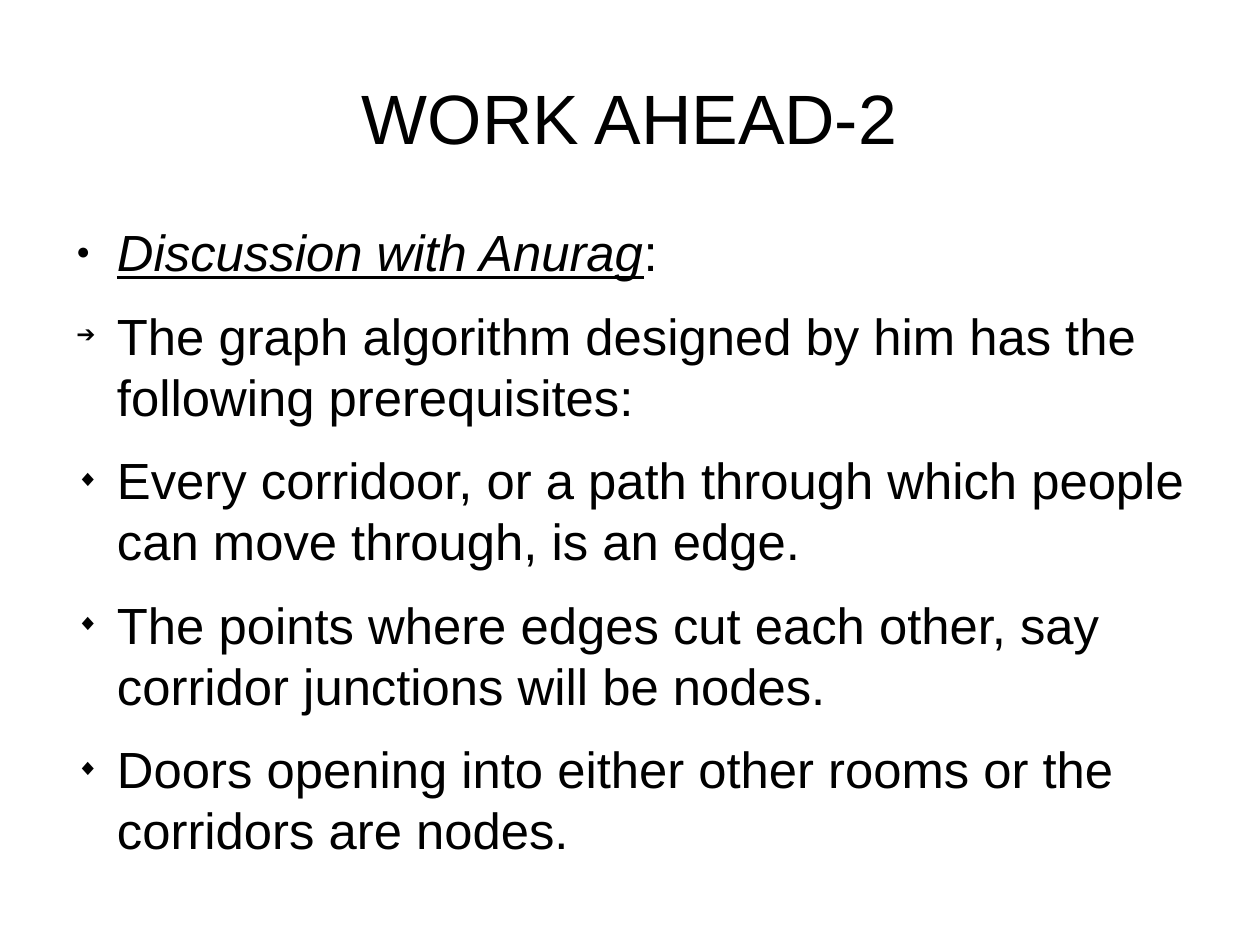
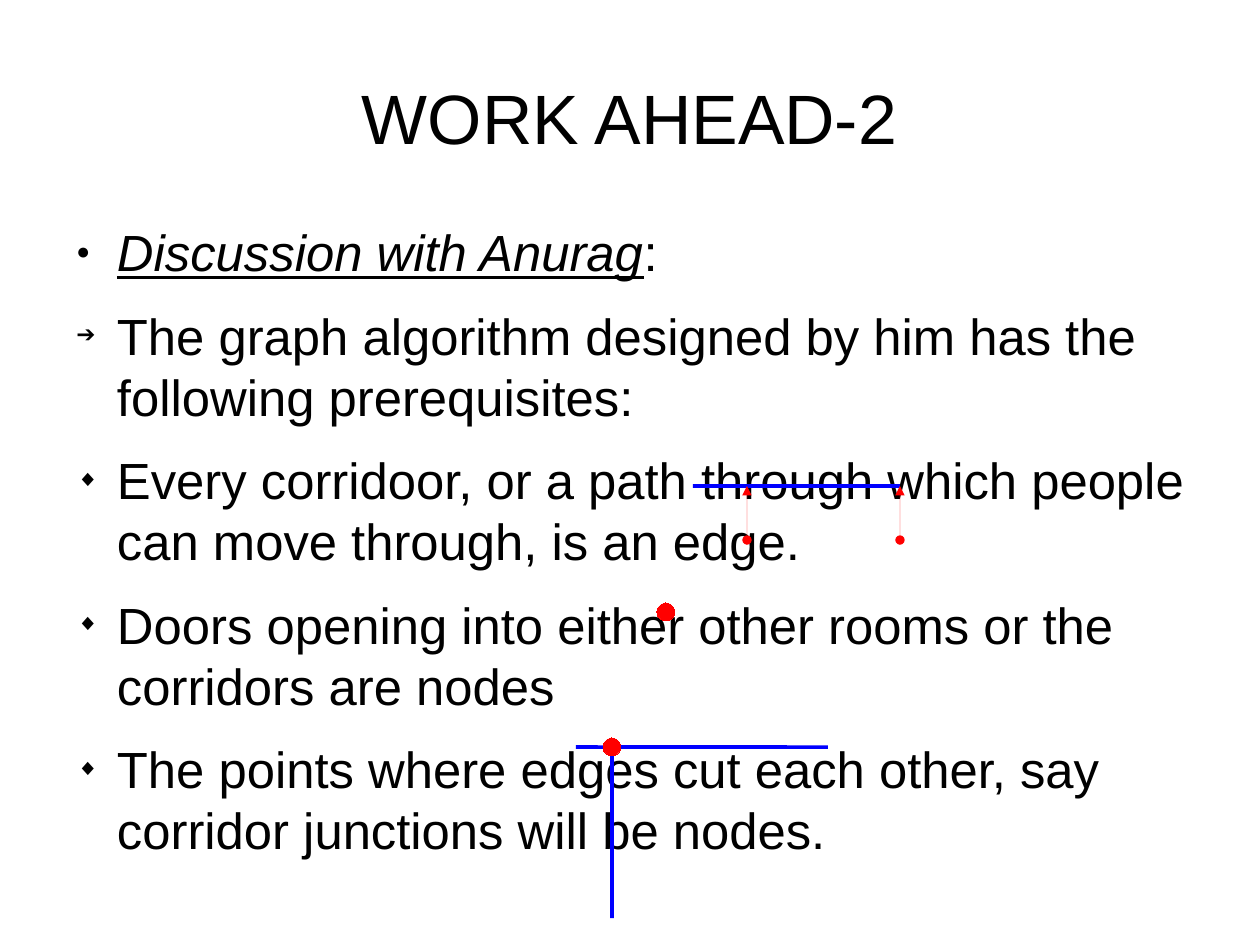
Before and after one commit to AdityaCheruvu/Indoor-GIS, a slide deck: slide 9 of Documentation/Presentation2.odp. Drawn at 1260x945 pixels with LibreOffice and Linux fonts; fonts in the diff are those of the drawing. Boxes give left, top, right and bottom in pixels: in the first picture for what was removed or moved away, otherwise in the second. Text is boxed around its words. In the diff, an @@ line names an element or a change of style, - is before the commit and + after.

```diff
--- a/Documentation/Presentation2.odp
+++ b/Documentation/Presentation2.odp
@@ line added from (693, 486) to (900, 486), #0000FF 2.3 pt @@
@@ double arrow added from (748, 486) to (748, 540), #FF0000 0 pt @@
@@ double arrow added from (900, 486) to (900, 540), #FF0000 0 pt @@
@@ text at bbox=[117, 603, 1114, 706]: paragraph added @@
+◆ Doors opening into either other rooms or the corridors are nodes
@@ ellipse added at bbox=[657, 604, 676, 622], fill #FF0000, outline #FF0000 0 pt @@
@@ line added from (576, 748) to (604, 748), #0000FF 2.3 pt @@
@@ ellipse added at bbox=[604, 739, 622, 757], fill #FF0000, outline #FF0000 0 pt @@
@@ line added from (621, 748) to (828, 748), #0000FF 2.3 pt @@
@@ text at bbox=[117, 751, 1114, 850]: paragraph removed @@
-◆ Doors opening into either other rooms or the corridors are nodes.
@@ line added from (612, 756) to (612, 918), #0000FF 2.3 pt @@
```
Also in this commit, not shown: 7 other slides changed, 1 other file.
